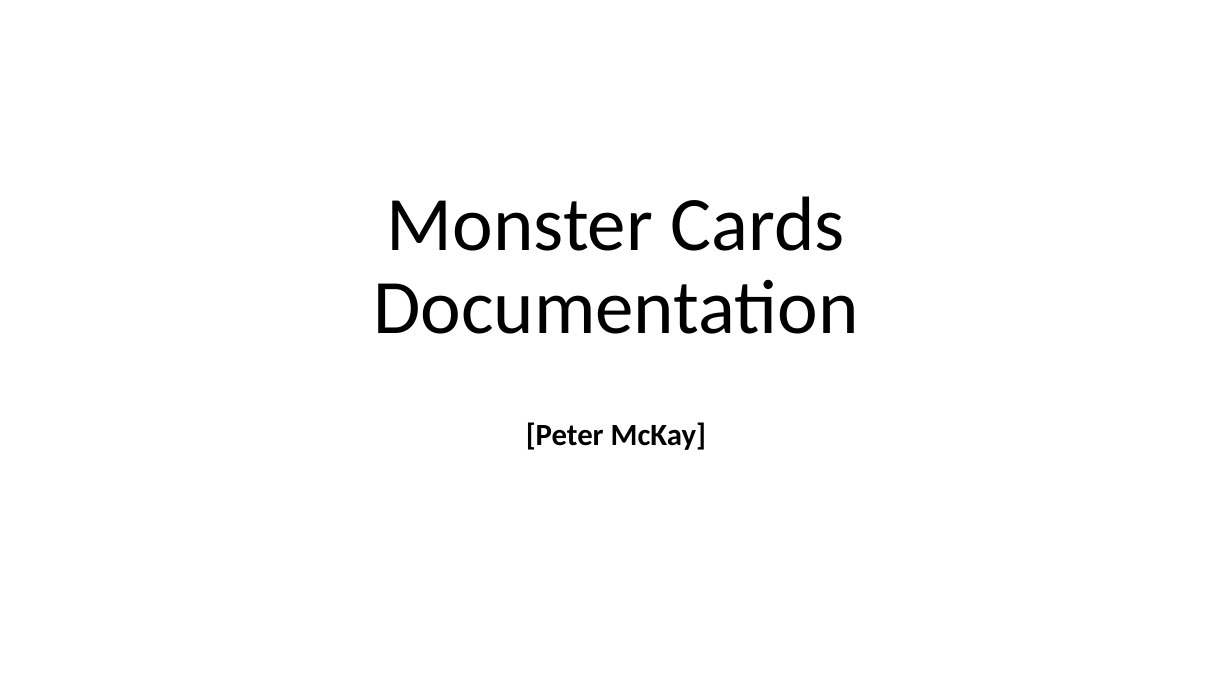
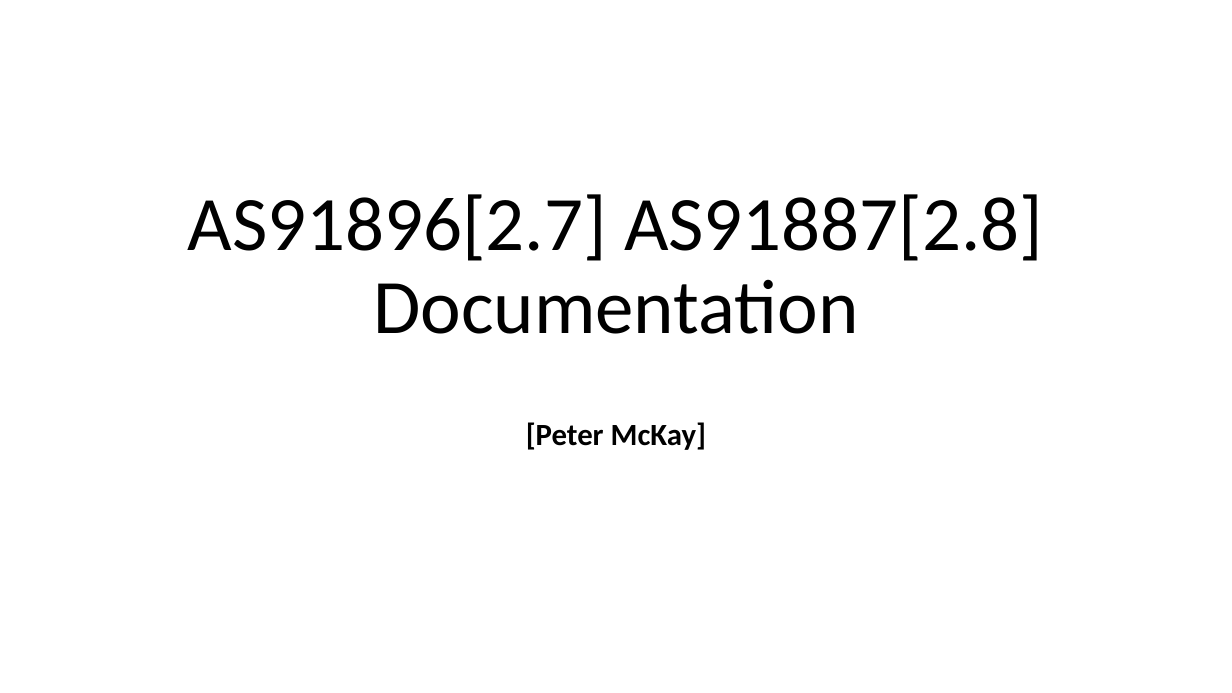
Before and after one commit to peter123321123321/Monster-Cards-Internal, a slide deck: slide 1 of 2.7 and 2.8 Documentation Template.pptx. Drawn at 1232x693 pixels with LibreOffice and Linux fonts; fonts in the diff are those of the drawing. Boxes give left, top, right and bottom in pixels: in the first picture for what was removed or moved away, otherwise in the second. Text is boxed around its words. In the diff, an @@ line names an element or a change of style, - is before the commit and + after.

```diff
--- a/2.7 and 2.8 Documentation Template.pptx
+++ b/2.7 and 2.8 Documentation Template.pptx
@@ title at (187, 194, 1043, 334): text changed @@
-Monster Cards Documentation
+AS91896[2.7] AS91887[2.8]
+Documentation
```
Also in this commit, not shown: 2 other slides changed, 1 slide added.
